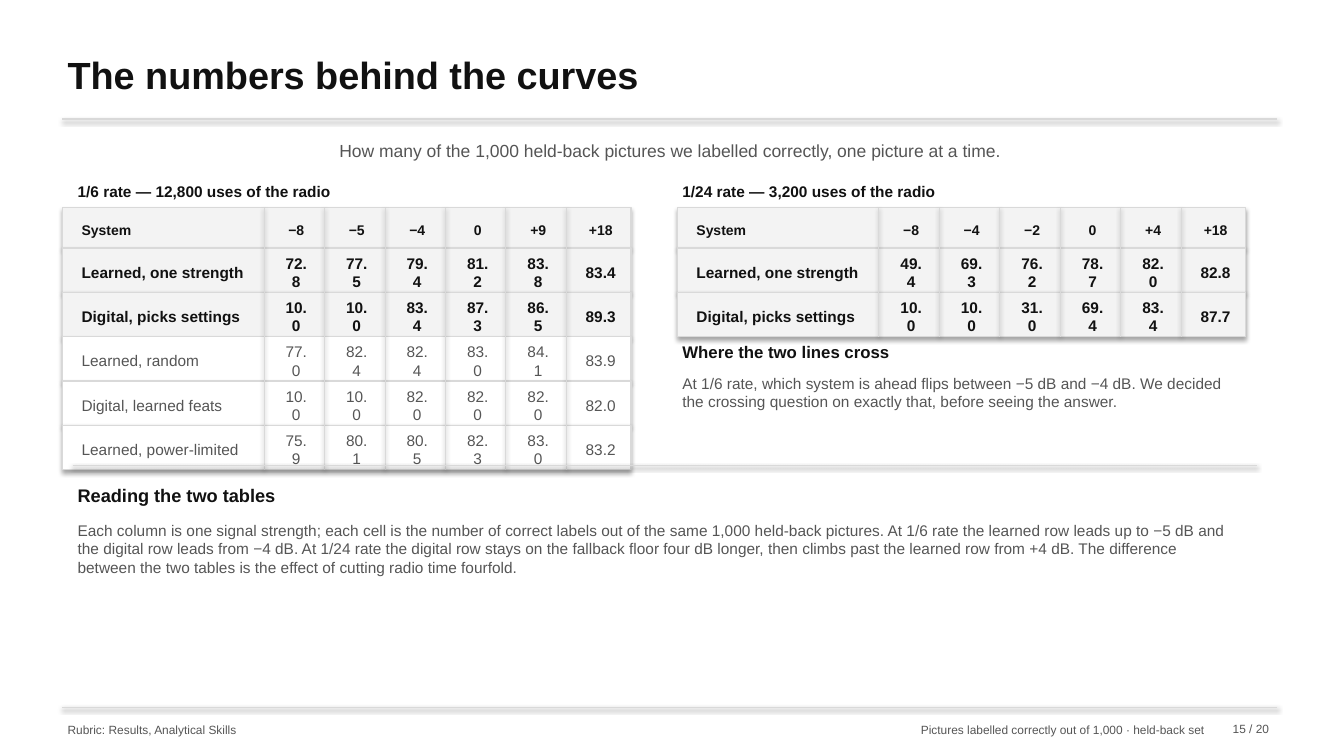
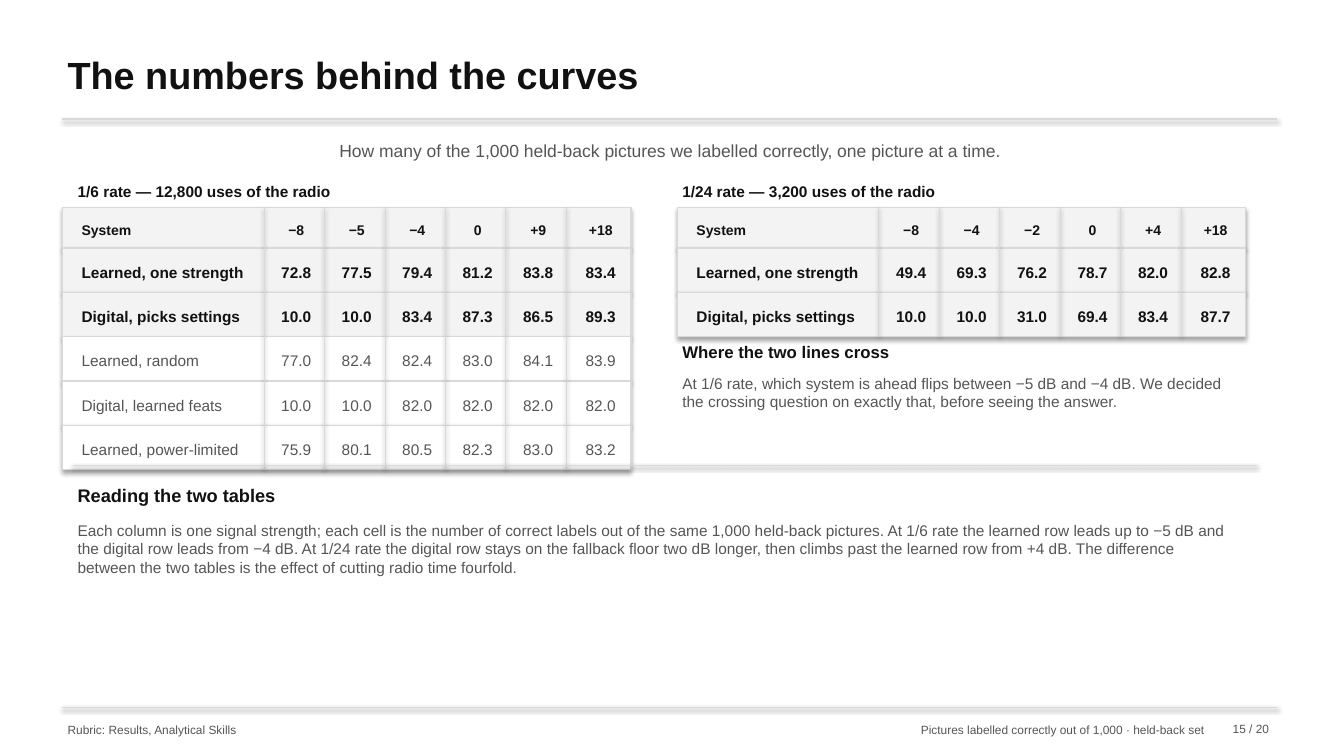
Before and after one commit to nxck2005/capstone, a slide deck: slide 15 of deliverables/review-2/semantic-communication-second-review.pptx. Drawn at 1344x756 pixels with LibreOffice and Linux fonts; fonts in the diff are those of the drawing. Boxes give left, top, right and bottom in pixels: in the first picture for what was removed or moved away, otherwise in the second. Text is boxed around its words. In the diff, an @@ line names an element or a change of style, - is before the commit and + after.

```diff
--- a/deliverables/review-2/semantic-communication-second-review.pptx
+++ b/deliverables/review-2/semantic-communication-second-review.pptx
@@ 35 texts: place and size @@
-35 texts at <box>286,258,1163,464</box>
+35 texts at <box>281,267,1168,455</box>
@@ text at <box>78,525,1224,576</box>: text changed @@
-Each column is one signal strength; each cell is the number of correct labels out of the same 1,000 held-back pictures. At 1/6 rate the learned row leads up to −5 dB and the digital row leads from −4 dB. At 1/24 rate the digital row stays on the fallback floor four dB longer, then climbs past the learned row from +4 dB. The difference between the two tables is the effect of cutting radio time fourfold.
+Each column is one signal strength; each cell is the number of correct labels out of the same 1,000 held-back pictures. At 1/6 rate the learned row leads up to −5 dB and the digital row leads from −4 dB. At 1/24 rate the digital row stays on the fallback floor two dB longer, then climbs past the learned row from +4 dB. The difference between the two tables is the effect of cutting radio time fourfold.
```
Also in this commit, not shown: 8 other slides changed, 24 other files.
